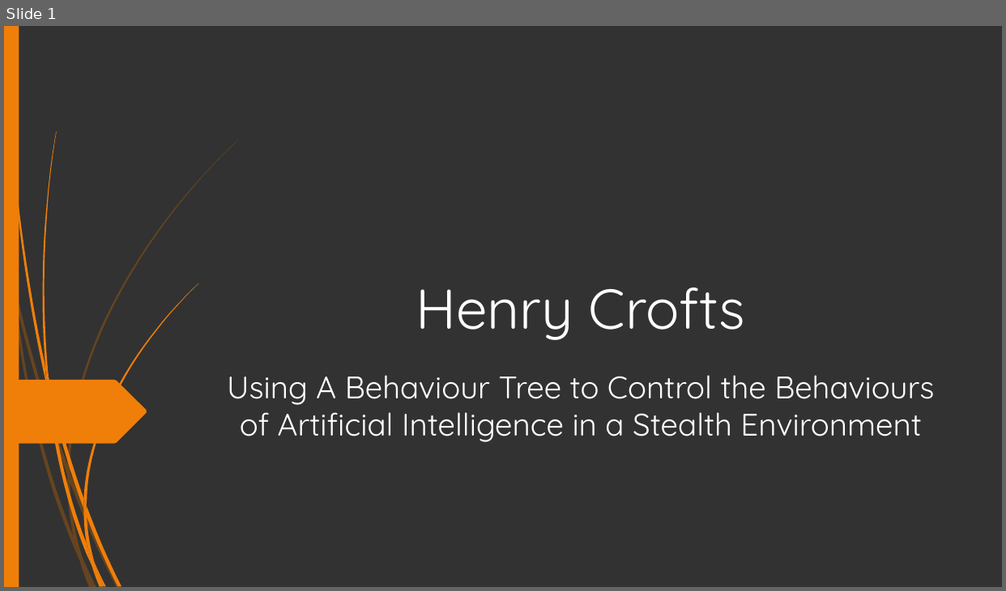
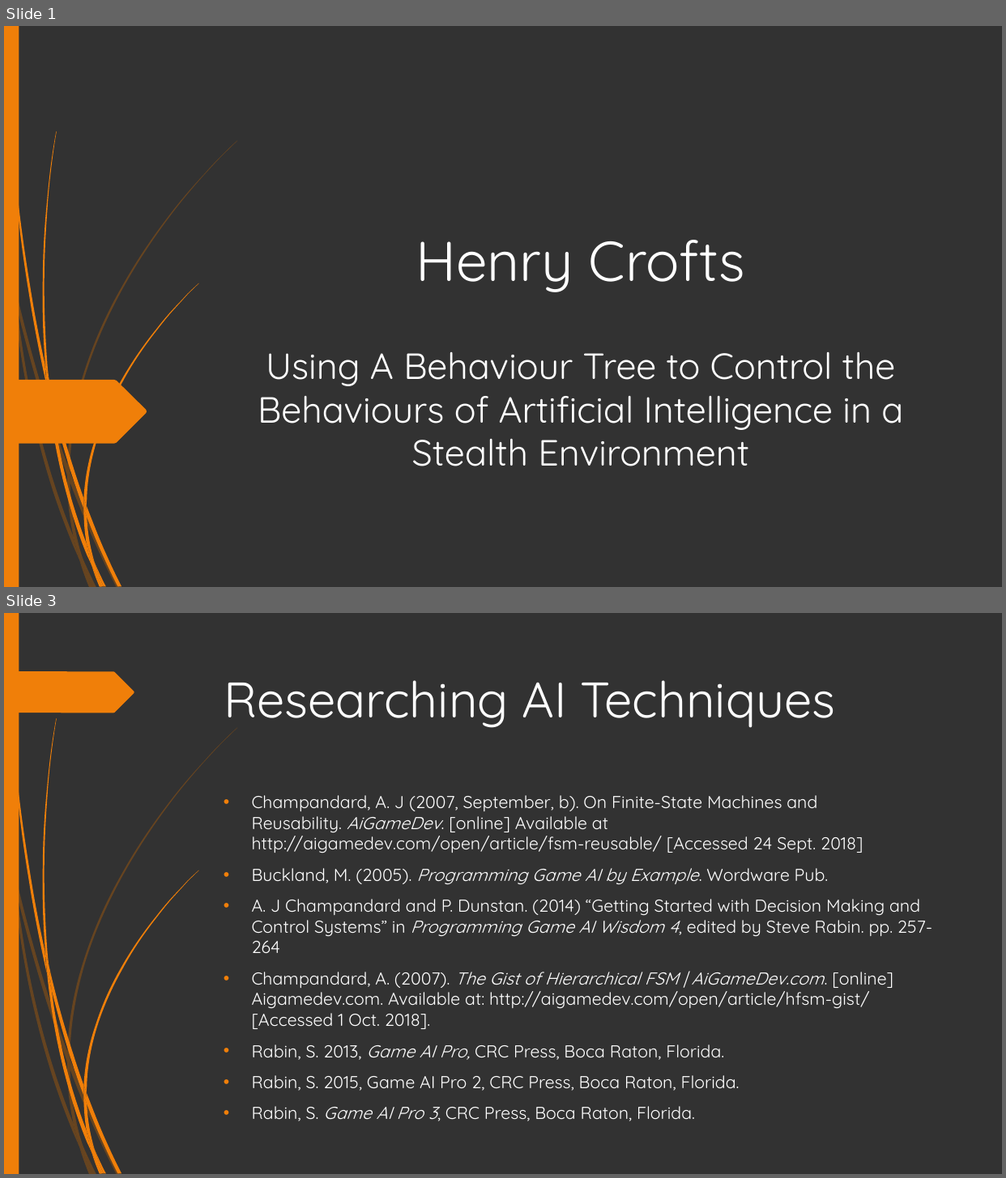
Before and after one commit to HenryWilliam95/AI_FINAL_PROJECT, a slide deck: Documents/Presentation-1.pptx. Shown one above the other, each under a label of ours: slide 1 before the commit, slides 1 and 3 after it; the slides between them are not shown. The pictures are 1006x591 and 1006x1178 pixels, drawn with LibreOffice and Linux fonts; fonts in the diff are those of the drawing. Boxes give left, top, right and bottom in pixels: in the first picture for what was removed or moved away, otherwise in the second. Text is boxed around its words. In the diff, an @@ line names an element or a change of style, - is before the commit and + after.

```diff
--- a/Documents/Presentation-1.pptx
+++ b/Documents/Presentation-1.pptx
@@ slide 3 added at (4, 613, 1002, 1174), background #323232; not listed: 23 template elements that a slide beside it also shows @@
@@ freeform shape added at (4, 671, 134, 713), fill #F07F09 @@
@@ title added at (224, 680, 836, 728), 48 pt, text #FFFFFF @@
+Researching AI Techniques
@@ text added at (252, 795, 932, 1091), 16.6 pt, text #FFFFFF @@
+• Champandard, A. J (2007, September, b). On Finite-State Machines and Reusability. AiGameDev. [online] Available at http://aigamedev.com/open/article/fsm-reusable/ [Accessed 24 Sept. 2018]
+• Buckland, M. (2005). Programming Game AI by Example. Wordware Pub.
+• A. J Champandard and P. Dunstan. (2014) “Getting Started with Decision Making and Control Systems” in Programming Game AI Wisdom 4, edited by Steve Rabin. pp. 257-264
+• Champandard, A. (2007). The Gist of Hierarchical FSM | AiGameDev.com. [online] Aigamedev.com. Available at: http://aigamedev.com/open/article/hfsm-gist/ [Accessed 1 Oct. 2018].
+• Rabin, S. 2013, Game AI Pro, CRC Press, Boca Raton, Florida.
+• Rabin, S. 2015, Game AI Pro 2, CRC Press, Boca Raton, Florida.
+• Rabin, S. Game AI Pro 3, CRC Press, Boca Raton, Florida.
@@ slide 1 changed as well @@
@@ title "Henry Crofts": place and size @@
-title "Henry Crofts" at (415, 288, 746, 340)
+title "Henry Crofts" at (415, 240, 746, 292)
@@ subtitle "Using A Behaviour Tree to ...": place and size @@
-subtitle "Using A Behaviour Tree to ..." at (227, 375, 934, 442)
+subtitle "Using A Behaviour Tree to ..." at (258, 352, 903, 467)
@@ subtitle "Using A Behaviour Tree to ..." at (258, 352, 903, 467): size 30 to 35 pt @@
```
Also in this commit, not shown: 2 other slides changed, 5 other slides added, 2 slides removed.
